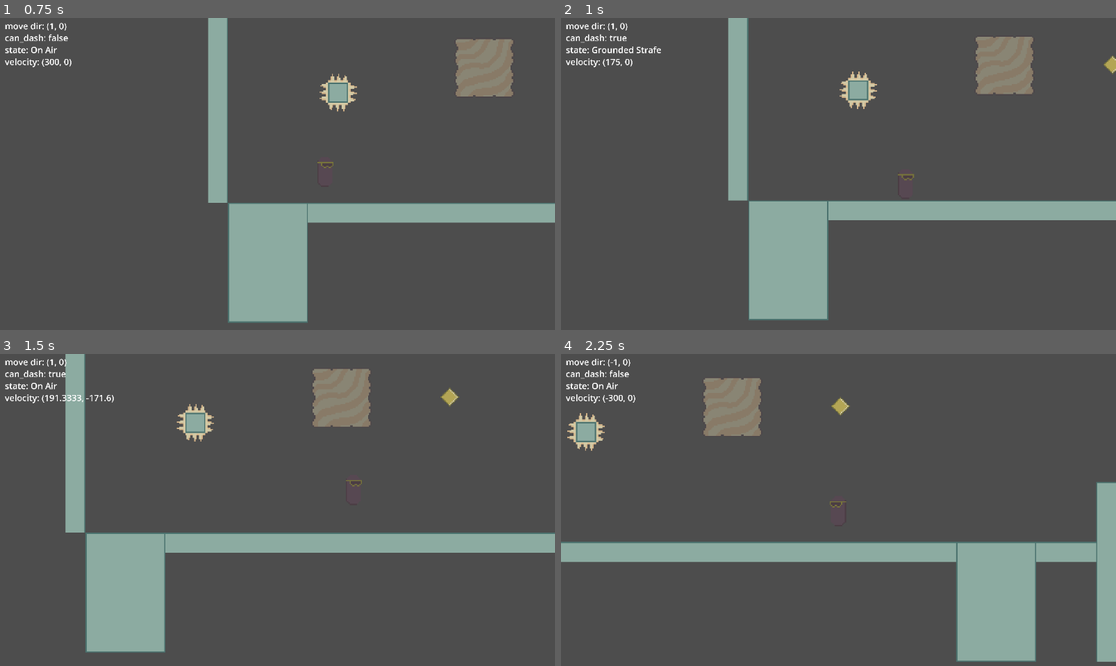
Above: before the commit, frames 1-4 (two rows, left to right).
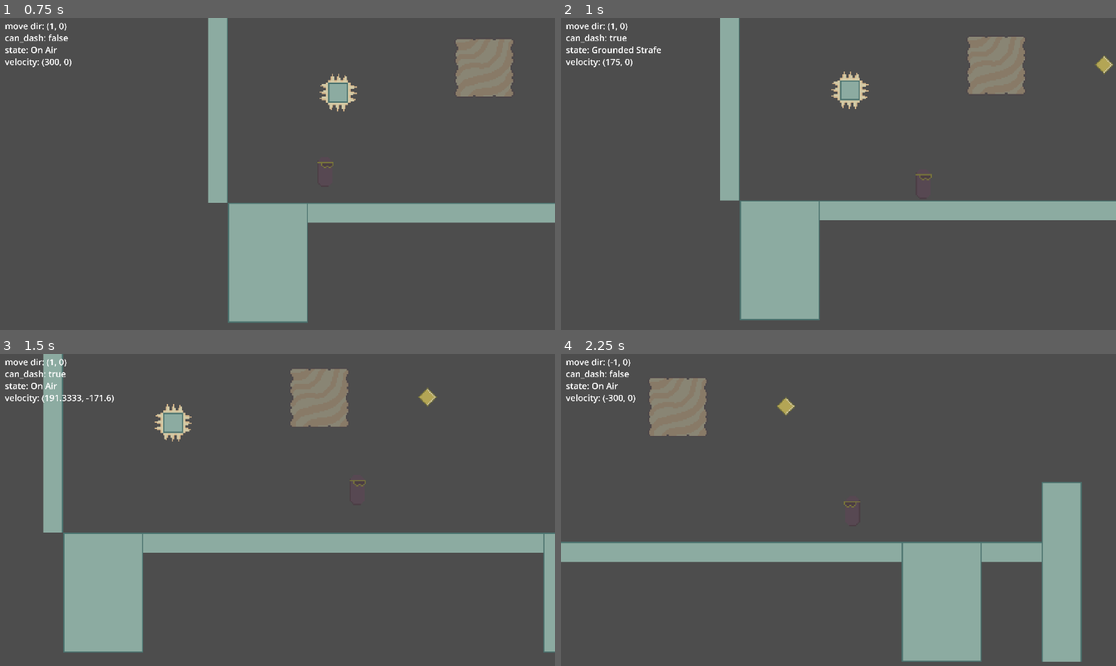
Above: after the commit, the same moments.

Repository: kubooosan/realm-jumper
Game: Godot game, scene res://scenes/stage_0.tscn
The game is run twice, just before and just after one commit, with the same random seed, the same clock (stepped at 60 frames per second) and the same inputs.
Inputs:
- Up to frame 1 (0.75 s): hold D (right) from 0.53 s (still down); hold Space (jump) from 0.53 s (still down); tap Shift (dash) at 0.6 s
- Up to frame 2 (1 s): keep holding D (right); keep holding Space (jump); tap Tab (dimension jump) at 0.77 s
- Up to frame 3 (1.5 s): keep holding D (right); release Space (jump) at 1.28 s; tap Space (jump) at 1.35 s
- Up to frame 4 (2.25 s): tap Tab (dimension jump) at 1.52 s; tap Shift (dash) at 1.55, 2.1 s; release D (right) at 2.03 s; hold A (left) from 2.03 s (still down); hold Space (jump) from 2.03 s (still down)

Frame 1 is identical in both runs. In frame 2, 4.4% of the frame differs, in the area x 28-100%, y 0-97%; in frame 3, 10%; in frame 4, 17%, in the area x 1-100%, y 7-99%.

Commit message:
another player movement fix, rotating death platform
cape bet anj

Diff:
--- /dev/null
+++ b/realm-jumper/objects/checkpoint_d0.tscn
@@ -0,0 +1,25 @@
+[gd_scene load_steps=5 format=3 uid="uid://ohdcer2f8olg"]
+
+[ext_resource type="Script" path="res://scripts/Objects/RespawnPointArea.gd" id="1_qjo3j"]
+[ext_resource type="PackedScene" uid="uid://dd6k83ob3g13g" path="res://scenes/components/dimension_0_component.tscn" id="2_woyop"]
+[ext_resource type="Texture2D" uid="uid://dcj6ry1vwcjqn" path="res://assets/checkpoint_marker.png" id="3_nkvpu"]
+
+[sub_resource type="RectangleShape2D" id="RectangleShape2D_1mbpd"]
+size = Vector2(32, 112)
+
+[node name="dim0 Checkpoint" type="Area2D"]
+position = Vector2(522, -26)
+script = ExtResource("1_qjo3j")
+
+[node name="Dimension_0_Component" parent="." instance=ExtResource("2_woyop")]
+
+[node name="Area" type="CollisionShape2D" parent="."]
+position = Vector2(6, -46)
+shape = SubResource("RectangleShape2D_1mbpd")
+
+[node name="RespawnPoint" type="Sprite2D" parent="."]
+visible = false
+position = Vector2(-1, -4)
+texture = ExtResource("3_nkvpu")
+
+[connection signal="body_entered" from="." to="." method="_on_body_entered"]
--- /dev/null
+++ b/realm-jumper/objects/checkpoint_d1.tscn
@@ -0,0 +1,27 @@
+[gd_scene load_steps=5 format=3 uid="uid://dd7wum71qx1ea"]
+
+[ext_resource type="Script" path="res://scripts/Objects/RespawnPointArea.gd" id="1_g7ivl"]
+[ext_resource type="PackedScene" uid="uid://bbqidqefw18ps" path="res://scenes/components/dimension_1_component.tscn" id="2_eyrda"]
+[ext_resource type="Texture2D" uid="uid://dcj6ry1vwcjqn" path="res://assets/checkpoint_marker.png" id="3_u15bk"]
+
+[sub_resource type="RectangleShape2D" id="RectangleShape2D_1mbpd"]
+size = Vector2(32, 112)
+
+[node name="dim1 Checkpoint" type="Area2D"]
+position = Vector2(522, -26)
+collision_layer = 2
+collision_mask = 2
+script = ExtResource("1_g7ivl")
+
+[node name="Dimension_1_Component" parent="." instance=ExtResource("2_eyrda")]
+
+[node name="Area" type="CollisionShape2D" parent="."]
+position = Vector2(6, -46)
+shape = SubResource("RectangleShape2D_1mbpd")
+
+[node name="RespawnPoint" type="Sprite2D" parent="."]
+visible = false
+position = Vector2(-1, -4)
+texture = ExtResource("3_u15bk")
+
+[connection signal="body_entered" from="." to="." method="_on_body_entered"]
--- a/realm-jumper/scenes/dimension_block0.tscn
+++ b/realm-jumper/objects/dimension_block_d0.tscn
@@ -1,7 +1,7 @@
 [gd_scene load_steps=5 format=3 uid="uid://dc51okuii1os3"]
 
 [ext_resource type="Texture2D" uid="uid://domjcpap6ggyk" path="res://assets/dimension_block.png" id="1_6uiq1"]
-[ext_resource type="Script" path="res://scripts/DimensionBlock.gd" id="2_8nk2x"]
+[ext_resource type="Script" path="res://scripts/Objects/DimensionBlock.gd" id="2_8nk2x"]
 [ext_resource type="PackedScene" uid="uid://dd6k83ob3g13g" path="res://scenes/components/dimension_0_component.tscn" id="3_heork"]
 
 [sub_resource type="RectangleShape2D" id="RectangleShape2D_y3ju6"]
--- a/realm-jumper/scenes/dimension_block1.tscn
+++ b/realm-jumper/objects/dimension_block_d1.tscn
@@ -1,7 +1,7 @@
 [gd_scene load_steps=5 format=3 uid="uid://jctv5uw84ka5"]
 
 [ext_resource type="Texture2D" uid="uid://domjcpap6ggyk" path="res://assets/dimension_block.png" id="1_1nanq"]
-[ext_resource type="Script" path="res://scripts/DimensionBlock.gd" id="2_hge8p"]
+[ext_resource type="Script" path="res://scripts/Objects/DimensionBlock.gd" id="2_hge8p"]
 [ext_resource type="PackedScene" uid="uid://bbqidqefw18ps" path="res://scenes/components/dimension_1_component.tscn" id="3_wd41f"]
 
 [sub_resource type="RectangleShape2D" id="RectangleShape2D_wke2t"]
--- a/realm-jumper/scenes/player.tscn
+++ b/realm-jumper/objects/player.tscn
@@ -1,7 +1,7 @@
 [gd_scene load_steps=11 format=3 uid="uid://ee12t7peq0rq"]
 
 [ext_resource type="Script" path="res://scripts/Player.gd" id="1_gl4d5"]
-[ext_resource type="Script" path="res://scripts/StateMachine.gd" id="2_0lrxk"]
+[ext_resource type="Script" path="res://scripts/States/StateMachine.gd" id="2_0lrxk"]
 [ext_resource type="Script" path="res://scripts/States/Player States/PlayerIdle.gd" id="3_musxm"]
 [ext_resource type="Script" path="res://scripts/States/Player States/PlayerGroundStrafe.gd" id="4_xdpii"]
 [ext_resource type="Script" path="res://scripts/States/Player States/PlayerOnWall.gd" id="5_gnv20"]
--- /dev/null
+++ b/realm-jumper/objects/stamina_orb_d0.tscn
@@ -0,0 +1,24 @@
+[gd_scene load_steps=5 format=3 uid="uid://bkdpmg42bqtlw"]
+
+[ext_resource type="Texture2D" uid="uid://cddqw1rsaexix" path="res://assets/stamina_orb.png" id="1_lplsc"]
+[ext_resource type="Script" path="res://scripts/Objects/StaminaOrb.gd" id="2_l84kd"]
+[ext_resource type="PackedScene" uid="uid://dd6k83ob3g13g" path="res://scenes/components/dimension_0_component.tscn" id="3_harda"]
+
+[sub_resource type="RectangleShape2D" id="RectangleShape2D_3lohq"]
+
+[node name="dim0 Stamina Orb" type="Sprite2D"]
+position = Vector2(308, -76)
+texture = ExtResource("1_lplsc")
+script = ExtResource("2_l84kd")
+
+[node name="Dimension_0_Component" parent="." instance=ExtResource("3_harda")]
+
+[node name="Area2D" type="Area2D" parent="."]
+
+[node name="collision" type="CollisionShape2D" parent="Area2D"]
+position = Vector2(-0.5, -0.5)
+rotation = 0.785398
+scale = Vector2(0.65126, 0.65126)
+shape = SubResource("RectangleShape2D_3lohq")
+
+[connection signal="body_shape_entered" from="Area2D" to="." method="_on_area_2d_body_shape_entered"]
--- /dev/null
+++ b/realm-jumper/objects/stamina_orb_d1.tscn
@@ -0,0 +1,26 @@
+[gd_scene load_steps=5 format=3 uid="uid://btbdj1eur4wy1"]
+
+[ext_resource type="Texture2D" uid="uid://cddqw1rsaexix" path="res://assets/stamina_orb.png" id="1_lhb1c"]
+[ext_resource type="Script" path="res://scripts/Objects/StaminaOrb.gd" id="2_epjtm"]
+[ext_resource type="PackedScene" uid="uid://bbqidqefw18ps" path="res://scenes/components/dimension_1_component.tscn" id="3_dyqht"]
+
+[sub_resource type="RectangleShape2D" id="RectangleShape2D_3lohq"]
+
+[node name="dim0 Stamina Orb" type="Sprite2D"]
+position = Vector2(308, -76)
+texture = ExtResource("1_lhb1c")
+script = ExtResource("2_epjtm")
+
+[node name="Dimension_1_Component" parent="." instance=ExtResource("3_dyqht")]
+
+[node name="Area2D" type="Area2D" parent="."]
+collision_layer = 2
+collision_mask = 2
+
+[node name="collision" type="CollisionShape2D" parent="Area2D"]
+position = Vector2(-0.5, -0.5)
+rotation = 0.785398
+scale = Vector2(0.65126, 0.65126)
+shape = SubResource("RectangleShape2D_3lohq")
+
+[connection signal="body_shape_entered" from="Area2D" to="." method="_on_area_2d_body_shape_entered"]
--- a/realm-jumper/scenes/components/dimension_0_component.tscn
+++ b/realm-jumper/scenes/components/dimension_0_component.tscn
@@ -1,6 +1,6 @@
 [gd_scene load_steps=2 format=3 uid="uid://dd6k83ob3g13g"]
 
-[ext_resource type="Script" path="res://scripts/DimensionComponent.gd" id="1_wvlts"]
+[ext_resource type="Script" path="res://scripts/Components/DimensionComponent.gd" id="1_wvlts"]
 
 [node name="Dimension_0_Component" type="Node"]
 script = ExtResource("1_wvlts")
--- a/realm-jumper/scenes/components/dimension_1_component.tscn
+++ b/realm-jumper/scenes/components/dimension_1_component.tscn
@@ -1,6 +1,6 @@
 [gd_scene load_steps=2 format=3 uid="uid://bbqidqefw18ps"]
 
-[ext_resource type="Script" path="res://scripts/DimensionComponent.gd" id="1_6kpib"]
+[ext_resource type="Script" path="res://scripts/Components/DimensionComponent.gd" id="1_6kpib"]
 
 [node name="Dimension_1_Component" type="Node"]
 script = ExtResource("1_6kpib")
--- a/realm-jumper/scenes/stage_0.tscn
+++ b/realm-jumper/scenes/stage_0.tscn
@@ -1,17 +1,17 @@
-[gd_scene load_steps=19 format=4 uid="uid://c54akx2jappy8"]
+[gd_scene load_steps=18 format=4 uid="uid://c54akx2jappy8"]
 
 [ext_resource type="Texture2D" uid="uid://7xtal2riw81y" path="res://assets/tiles.png" id="1_vl6db"]
 [ext_resource type="PackedScene" uid="uid://dd6k83ob3g13g" path="res://scenes/components/dimension_0_component.tscn" id="2_d6nld"]
 [ext_resource type="PackedScene" uid="uid://bbqidqefw18ps" path="res://scenes/components/dimension_1_component.tscn" id="3_qbd8m"]
 [ext_resource type="Script" path="res://scripts/Camera.gd" id="4_mac82"]
-[ext_resource type="PackedScene" uid="uid://ee12t7peq0rq" path="res://scenes/player.tscn" id="5_v7poy"]
+[ext_resource type="PackedScene" uid="uid://ee12t7peq0rq" path="res://objects/player.tscn" id="5_v7poy"]
 [ext_resource type="Script" path="res://scripts/Debugging/_PlayerDebug.gd" id="6_gjwuk"]
-[ext_resource type="Texture2D" uid="uid://cddqw1rsaexix" path="res://assets/stamina_orb.png" id="9_xik2c"]
-[ext_resource type="Script" path="res://scripts/StaminaOrb.gd" id="10_pbgrw"]
-[ext_resource type="PackedScene" uid="uid://jctv5uw84ka5" path="res://scenes/dimension_block1.tscn" id="10_smqto"]
-[ext_resource type="PackedScene" uid="uid://dc51okuii1os3" path="res://scenes/dimension_block0.tscn" id="10_y25xu"]
-[ext_resource type="Script" path="res://scripts/RespawnPointArea.gd" id="11_cw7ga"]
-[ext_resource type="Texture2D" uid="uid://dcj6ry1vwcjqn" path="res://assets/checkpoint_marker.png" id="11_h5tpw"]
+[ext_resource type="PackedScene" uid="uid://bkdpmg42bqtlw" path="res://objects/stamina_orb_d0.tscn" id="9_oi5vo"]
+[ext_resource type="PackedScene" uid="uid://jctv5uw84ka5" path="res://objects/dimension_block_d1.tscn" id="10_smqto"]
+[ext_resource type="PackedScene" uid="uid://dc51okuii1os3" path="res://objects/dimension_block_d0.tscn" id="10_y25xu"]
+[ext_resource type="PackedScene" uid="uid://ohdcer2f8olg" path="res://objects/checkpoint_d0.tscn" id="11_nsuq8"]
+[ext_resource type="Script" path="res://scripts/Objects/RotatingObstacle.gd" id="11_uvr5o"]
+[ext_resource type="Texture2D" uid="uid://dlmxhqvjf6hfk" path="res://assets/evil platform.png" id="12_2y2ka"]
 
 [sub_resource type="TileSetAtlasSource" id="TileSetAtlasSource_7omu3"]
 texture = ExtResource("1_vl6db")
@@ -120,10 +120,8 @@
 physics_layer_0/collision_mask = 2
 sources/0 = SubResource("TileSetAtlasSource_udwvc")
 
-[sub_resource type="RectangleShape2D" id="RectangleShape2D_3lohq"]
-
-[sub_resource type="RectangleShape2D" id="RectangleShape2D_1mbpd"]
-size = Vector2(32, 112)
+[sub_resource type="RectangleShape2D" id="RectangleShape2D_3tmuq"]
+size = Vector2(30, 10)
 
 [node name="Stage 0_1" type="Node2D"]
 
@@ -168,41 +166,35 @@
 script = ExtResource("6_gjwuk")
 player = NodePath("../../Player")
 
-[node name="dim0 Dimension Block_0" parent="." instance=ExtResource("10_y25xu")]
+[node name="dim0 Dimension Block" parent="." instance=ExtResource("10_y25xu")]
 position = Vector2(221, -76)
 
-[node name="dim1 Dimension Block_1" parent="." instance=ExtResource("10_smqto")]
+[node name="dim1 Dimension Block" parent="." instance=ExtResource("10_smqto")]
 position = Vector2(384, -78)
 
-[node name="Stamina Orb" type="Sprite2D" parent="."]
-position = Vector2(308, -76)
-texture = ExtResource("9_xik2c")
-script = ExtResource("10_pbgrw")
-
-[node name="Dimension_0_Component" parent="Stamina Orb" instance=ExtResource("2_d6nld")]
-
-[node name="Area2D" type="Area2D" parent="Stamina Orb"]
-
-[node name="collision" type="CollisionShape2D" parent="Stamina Orb/Area2D"]
-position = Vector2(-0.5, -0.5)
-rotation = 0.785398
-scale = Vector2(0.65126, 0.65126)
-shape = SubResource("RectangleShape2D_3lohq")
-
-[node name="dim0 Checkpoint" type="Area2D" parent="."]
-position = Vector2(522, -26)
-script = ExtResource("11_cw7ga")
-
-[node name="Dimension_0_Component" parent="dim0 Checkpoint" instance=ExtResource("2_d6nld")]
-
-[node name="Area" type="CollisionShape2D" parent="dim0 Checkpoint"]
-position = Vector2(6, -46)
-shape = SubResource("RectangleShape2D_1mbpd")
-
-[node name="RespawnPoint" type="Sprite2D" parent="dim0 Checkpoint"]
-visible = false
-position = Vector2(-1, -4)
-texture = ExtResource("11_h5tpw")
-
-[connection signal="body_shape_entered" from="Stamina Orb/Area2D" to="Stamina Orb" method="_on_area_2d_body_shape_entered"]
-[connection signal="body_entered" from="dim0 Checkpoint" to="dim0 Checkpoint" method="_on_body_entered"]
+[node name="dim0 Stamina Orb" parent="." instance=ExtResource("9_oi5vo")]
+
+[node name="dim0 Checkpoint" parent="." instance=ExtResource("11_nsuq8")]
+
+[node name="dim0 Rotating Obstacle" type="Node2D" parent="." node_paths=PackedStringArray("child_obstacle") groups=["Death"]]
+position = Vector2(606, -22)
+script = ExtResource("11_uvr5o")
+radius = 0
+child_obstacle = NodePath("Sprite")
+
+[node name="Dimension_0_Component" parent="dim0 Rotating Obstacle" instance=ExtResource("2_d6nld")]
+
+[node name="Sprite" type="Sprite2D" parent="dim0 Rotating Obstacle"]
+texture = ExtResource("12_2y2ka")
+
+[node name="Body" type="AnimatableBody2D" parent="dim0 Rotating Obstacle/Sprite"]
+sync_to_physics = false
+
+[node name="Platform Collision" type="CollisionShape2D" parent="dim0 Rotating Obstacle/Sprite/Body"]
+position = Vector2(1, -1)
+shape = SubResource("RectangleShape2D_3tmuq")
+
+[node name="Death" type="StaticBody2D" parent="dim0 Rotating Obstacle/Sprite" groups=["Death"]]
+
+[node name="Death Collision" type="CollisionPolygon2D" parent="dim0 Rotating Obstacle/Sprite/Death" groups=["Death"]]
+polygon = PackedVector2Array(-14, -4, -18, -4, -18, -2, -16, 8, -6, 10, 8, 10, 18, 8, 20, -2, 20, -4, 16, -5, 16, 4, -14, 4)
--- a/realm-jumper/scenes/stage_0b.tscn
+++ b/realm-jumper/scenes/stage_0b.tscn
@@ -4,11 +4,11 @@
 [ext_resource type="Texture2D" uid="uid://7xtal2riw81y" path="res://assets/tiles.png" id="2_jqblg"]
 [ext_resource type="PackedScene" uid="uid://dd6k83ob3g13g" path="res://scenes/components/dimension_0_component.tscn" id="3_gbuc2"]
 [ext_resource type="PackedScene" uid="uid://bbqidqefw18ps" path="res://scenes/components/dimension_1_component.tscn" id="4_eopur"]
-[ext_resource type="PackedScene" uid="uid://yly8pu4v2b83" path="res://scenes/player_1.tscn" id="5_fjnqf"]
-[ext_resource type="Script" path="res://scripts/MovingPlatform.gd" id="6_7ks5y"]
+[ext_resource type="PackedScene" path="res://scenes/player_1.tscn" id="5_fjnqf"]
+[ext_resource type="Script" path="res://scripts/deprecated/MovingPlatform.gd" id="6_7ks5y"]
 [ext_resource type="Texture2D" uid="uid://d6vg4pb1lpht" path="res://assets/temp_moving_platform.png" id="7_5s71x"]
-[ext_resource type="PackedScene" uid="uid://dc51okuii1os3" path="res://scenes/dimension_block0.tscn" id="8_cqhfc"]
-[ext_resource type="PackedScene" uid="uid://jctv5uw84ka5" path="res://scenes/dimension_block1.tscn" id="9_omoqu"]
+[ext_resource type="PackedScene" uid="uid://dc51okuii1os3" path="res://objects/dimension_block_d0.tscn" id="8_cqhfc"]
+[ext_resource type="PackedScene" uid="uid://jctv5uw84ka5" path="res://objects/dimension_block_d1.tscn" id="9_omoqu"]
 
 [sub_resource type="TileSetAtlasSource" id="TileSetAtlasSource_n3lvd"]
 texture = ExtResource("2_jqblg")
--- /dev/null
+++ b/realm-jumper/scripts/Objects/RotatingObstacle.gd
@@ -0,0 +1,14 @@
+extends Node2D
+class_name RotatingObstacle
+
+@export var radius : int = 20
+@export var rotation_velocity : float = 1
+
+@export var child_obstacle : Node2D
+@export var starting_position : Vector2 = Vector2(1, 0)
+
+func _ready() -> void:
+	child_obstacle.position = starting_position.normalized() * radius
+
+func _physics_process(delta: float) -> void:
+	rotation += rotation_velocity * delta
--- a/realm-jumper/scripts/Player.gd
+++ b/realm-jumper/scripts/Player.gd
@@ -59,5 +59,6 @@
 	pass
 
 func _on_collision_area_body_shape_entered(body_rid: RID, body: Node2D, body_shape_index: int, local_shape_index: int) -> void:
+	print(body.get_groups())
 	if body.is_in_group("Death"):
 		die()
--- a/realm-jumper/scripts/States/Player States/PlayerDashing.gd
+++ b/realm-jumper/scripts/States/Player States/PlayerDashing.gd
@@ -12,7 +12,7 @@
 	player.jumping_from_wall = false
 	dash_timer = max_dash_timer
 	if player.move_dir != Vector2i(0, 0):
-		dash_direction = Vector2(player.move_dir)
+		dash_direction = Vector2(player.move_dir).normalized()
 	else:
 		if player.facing_right: dash_direction = Vector2(1,0)
 		else: dash_direction = Vector2(-1, 0)
--- a/realm-jumper/scripts/States/Player States/PlayerOnAir.gd
+++ b/realm-jumper/scripts/States/Player States/PlayerOnAir.gd
@@ -9,7 +9,7 @@
 var is_jumping : bool
 
 var initial_velocity : Vector2
-var max_air_velocity = Vector2(200, 850)
+var max_air_velocity = Vector2(350, 850)
 
 func Enter():
 	player = get_node("../..")
--- a/realm-jumper/scripts/States/Player States/PlayerOnWall.gd
+++ b/realm-jumper/scripts/States/Player States/PlayerOnWall.gd
@@ -20,11 +20,16 @@
 			Transitioned.emit(self, "on air")
 		# wall jump
 		if Input.is_action_just_pressed("jump"):
-			player.flip_player(not player.facing_right)
-			player.jumping_from_wall = true
-			if player.facing_right: player.velocity.x = -250
-			else: player.velocity.x = 250
-			Transitioned.emit(self, "on air")
+			if player.move_dir.x * distance_to_wall >= 0:
+				player.flip_player(not player.facing_right)
+				player.jumping_from_wall = true
+				if player.facing_right: player.velocity.x = -250
+				else: player.velocity.x = 250
+				Transitioned.emit(self, "on air")
+			else:
+				player.velocity.y = -250
+				await get_tree().process_frame
+				Transitioned.emit(self, "on air")
 	if player.is_on_floor():
 		Transitioned.emit(self, "idle")
 	else:
Binary file added: realm-jumper/aseprite/evil platform.png
Not shown, added: realm-jumper/aseprite/evil platform.png.import
Binary file added: realm-jumper/assets/evil platform.png
Not shown, added: realm-jumper/assets/evil platform.png.import
Not shown: 1 places in realm-jumper/scenes/player_1.tscn that only renumber resources
Renamed: realm-jumper/scripts/DimensionComponent.gd -> realm-jumper/scripts/Components/DimensionComponent.gd
Renamed: realm-jumper/scripts/DimensionBlock.gd -> realm-jumper/scripts/Objects/DimensionBlock.gd
Renamed: realm-jumper/scripts/RespawnPoint.gd -> realm-jumper/scripts/Objects/RespawnPoint.gd
Renamed: realm-jumper/scripts/RespawnPointArea.gd -> realm-jumper/scripts/Objects/RespawnPointArea.gd
Renamed: realm-jumper/scripts/StaminaOrb.gd -> realm-jumper/scripts/Objects/StaminaOrb.gd
Renamed: realm-jumper/scripts/State.gd -> realm-jumper/scripts/States/State.gd
Renamed: realm-jumper/scripts/StateMachine.gd -> realm-jumper/scripts/States/StateMachine.gd
(and 1 more such lines)
